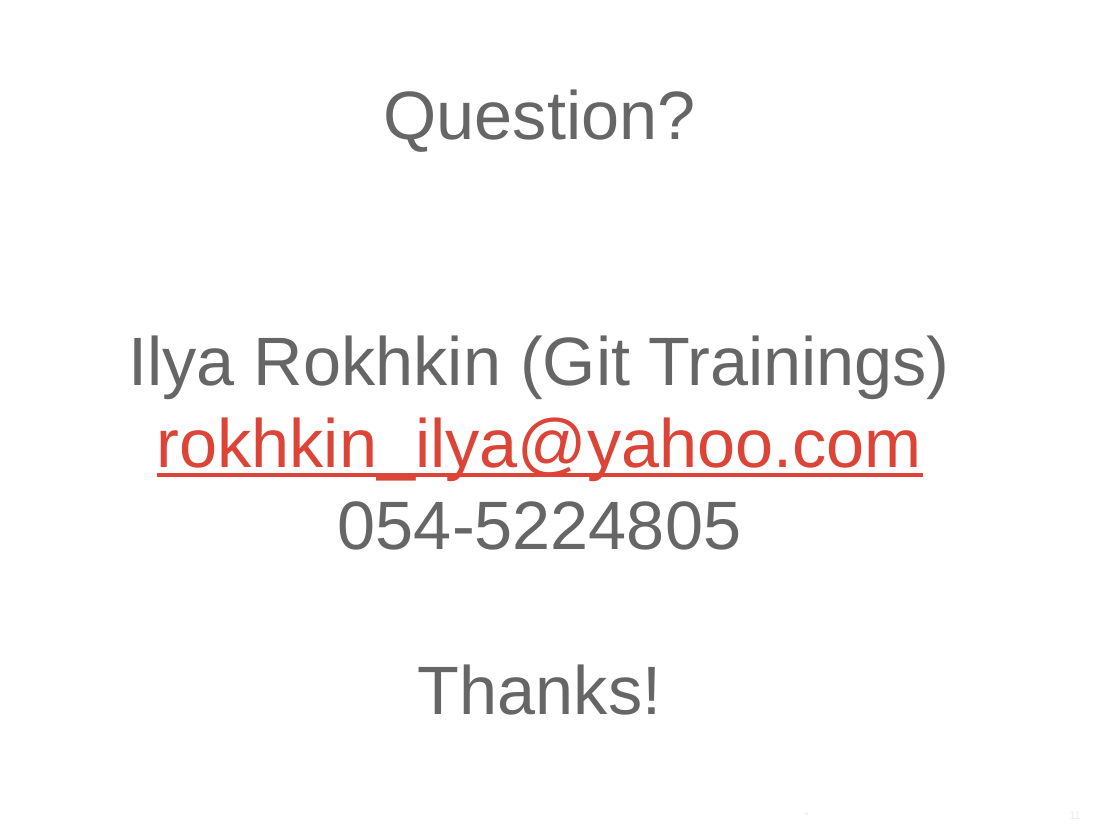
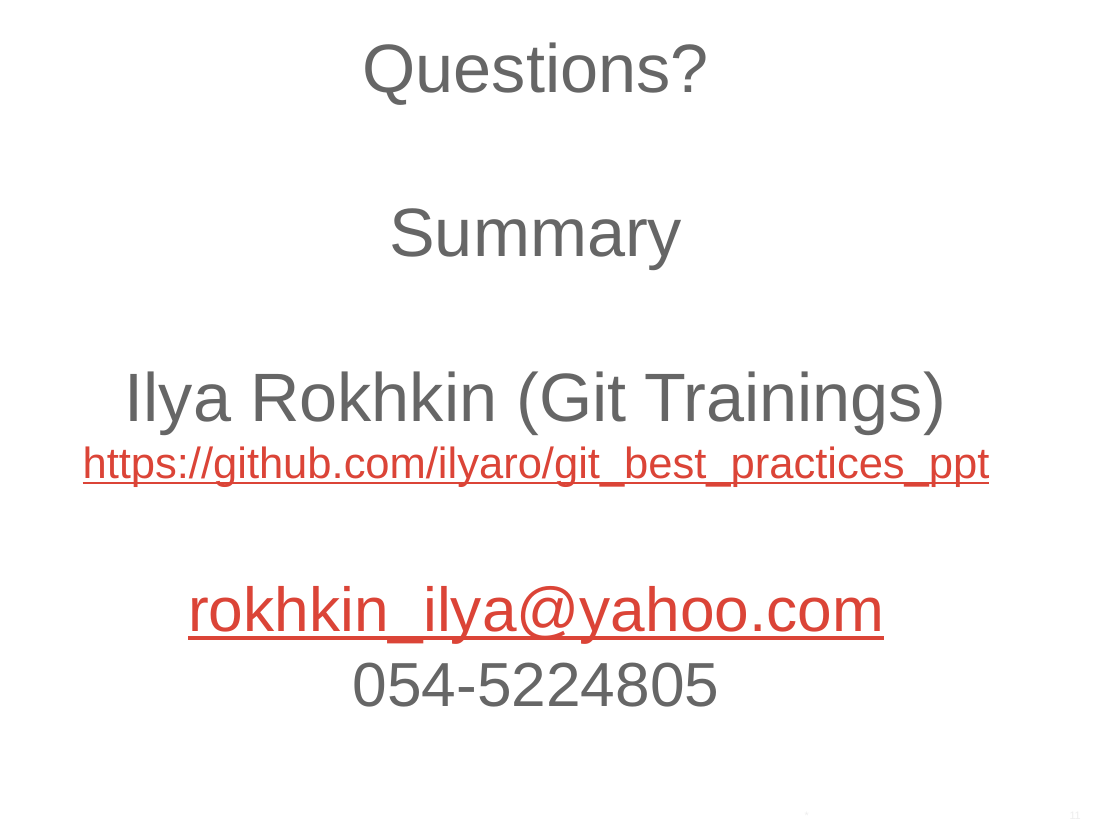
Before and after one commit to ilyaro/mysite, a slide deck: slide 11 of WorkStuff/Courses/Git/Git_Best_Practices/Git_Best_Practices.pptx. Drawn at 1120x840 pixels with LibreOffice and Linux fonts; fonts in the diff are those of the drawing. Boxes give left, top, right and bottom in pixels: in the first picture for what was removed or moved away, otherwise in the second. Text is boxed around its words. In the diff, an @@ line names an element or a change of style, - is before the commit and + after.

Commit message:
git best pract latest

```diff
--- a/WorkStuff/Courses/Git/Git_Best_Practices/Git_Best_Practices.pptx
+++ b/WorkStuff/Courses/Git/Git_Best_Practices/Git_Best_Practices.pptx
@@ title at (x1=83, y1=42, x2=990, y2=707): text changed; size 44 to 28 pt; text colour #666666 to #DB4437 @@
-Question?
-Ilya Rokhkin (Git Trainings)
-rokhkin_ilya@yahoo.com
-054-5224805
-Thanks!
+Questions?
+Summary
+Ilya Rokhkin (Git Trainings)
+https://github.com/ilyaro/git_best_practices_ppt
+rokhkin_ilya@yahoo.com
+054-5224805
```
Also in this commit, not shown: 1 slide added.
